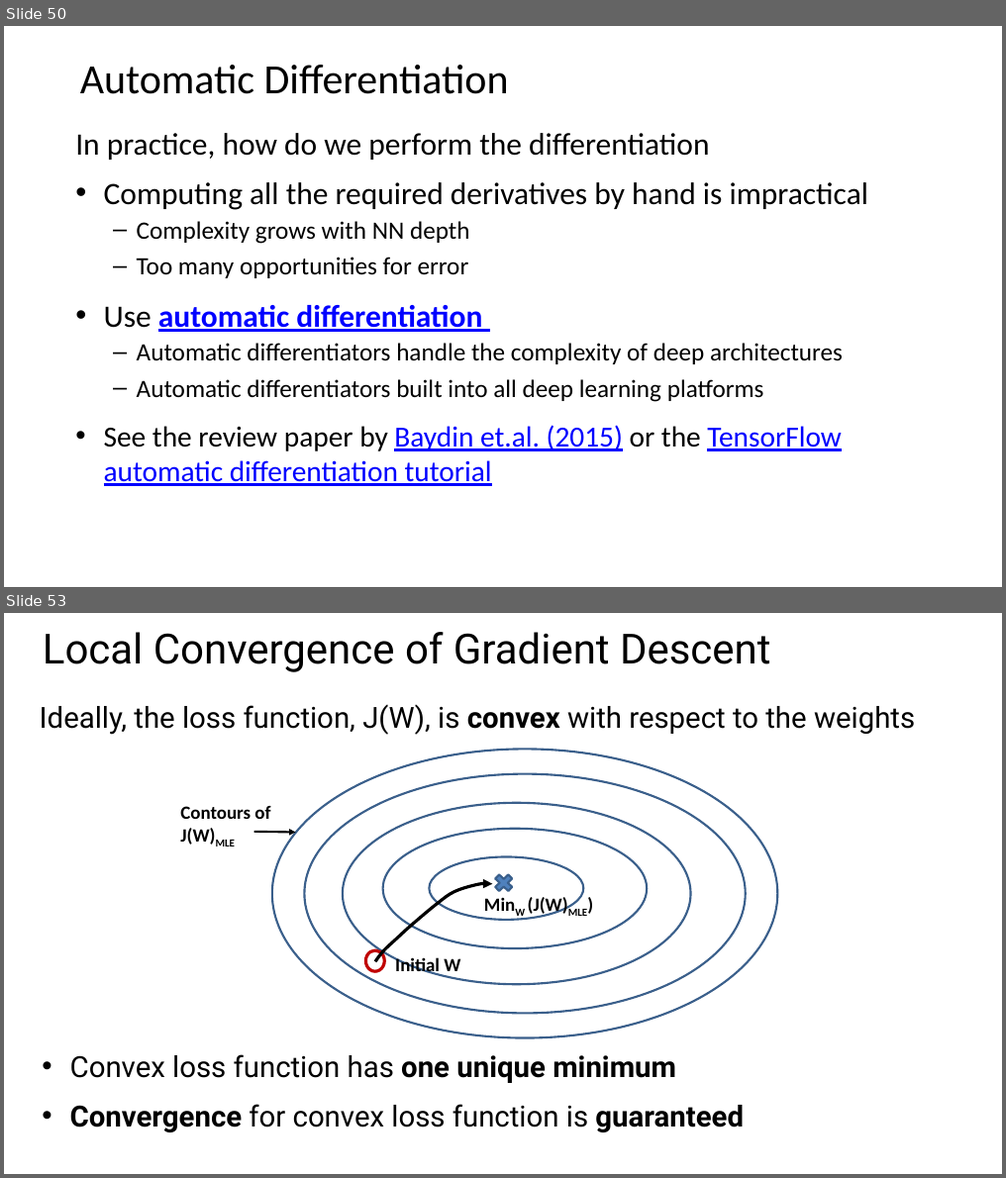
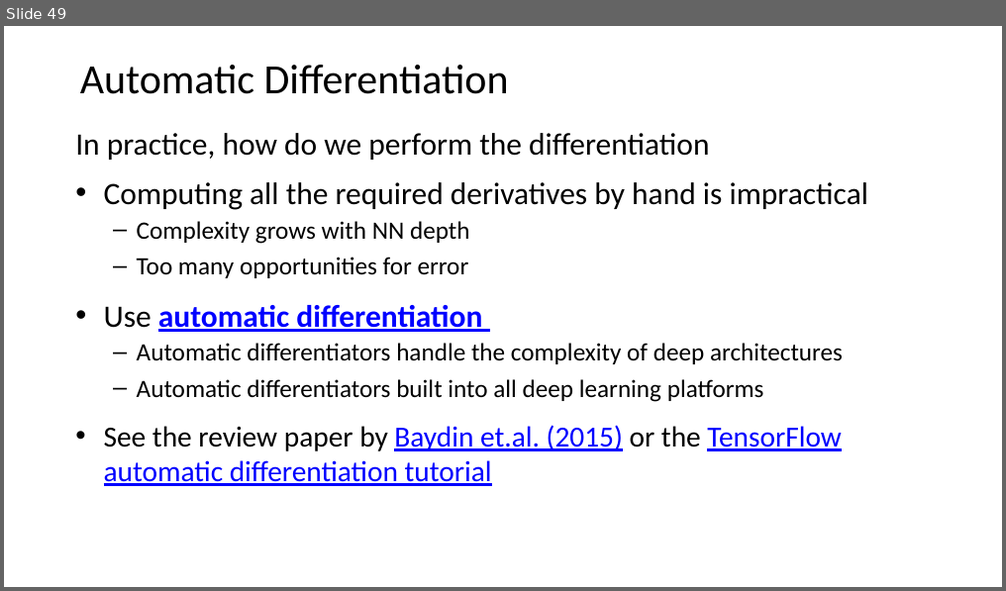
Before and after one commit to StephenElston/CSCI-E25, a slide deck: Slides/5_BuildingBlocksOfDeepLearning.pptx. Shown one above the other, each under a label of ours: slides 50 and 53 before the commit, slide 49 after it; the slides between them are not shown. The pictures are 1006x1178 and 1006x591 pixels, drawn with LibreOffice and Linux fonts; fonts in the diff are those of the drawing. Boxes give left, top, right and bottom in pixels: in the first picture for what was removed or moved away, otherwise in the second. Text is boxed around its words. In the diff, an @@ line names an element or a change of style, - is before the commit and + after.

```diff
--- a/Slides/5_BuildingBlocksOfDeepLearning.pptx
+++ b/Slides/5_BuildingBlocksOfDeepLearning.pptx
@@ slide 53 removed at <box>4,613,1002,1174</box>, background #FFFFFF @@
@@ title removed at <box>43,632,771,672</box> @@
-Local Convergence of Gradient Descent
@@ text removed at <box>40,704,915,735</box> @@
-Ideally, the loss function, J(W), is convex with respect to the weights
@@ ellipse removed at <box>272,750,777,1039</box> @@
@@ ellipse removed at <box>304,774,746,1014</box> @@
@@ text removed at <box>180,806,270,847</box> @@
-Contours of J(W)MLE
@@ ellipse removed at <box>343,803,690,985</box> @@
@@ arrow removed from (254, 832) to (296, 833) @@
@@ ellipse removed at <box>383,829,648,949</box> @@
@@ ellipse removed at <box>430,858,583,920</box> @@
@@ cross removed at <box>491,871,516,895</box> @@
@@ freeform shape removed at <box>375,884,492,961</box> @@
@@ text removed at <box>528,897,587,917</box> @@
-MinW (J(W)MLE)
@@ ellipse removed at <box>365,951,384,971</box> @@
@@ text removed at <box>395,958,460,976</box> @@
-Initial W
@@ text removed at <box>70,1055,744,1133</box> @@
-• Convex loss function has one unique minimum
-• Convergence for convex loss function is guaranteed
@@ what was slide 50 is now slide 49 @@
```
Also in this commit, not shown: 1 slide changed, 11 slides added, 19 other slides removed.
